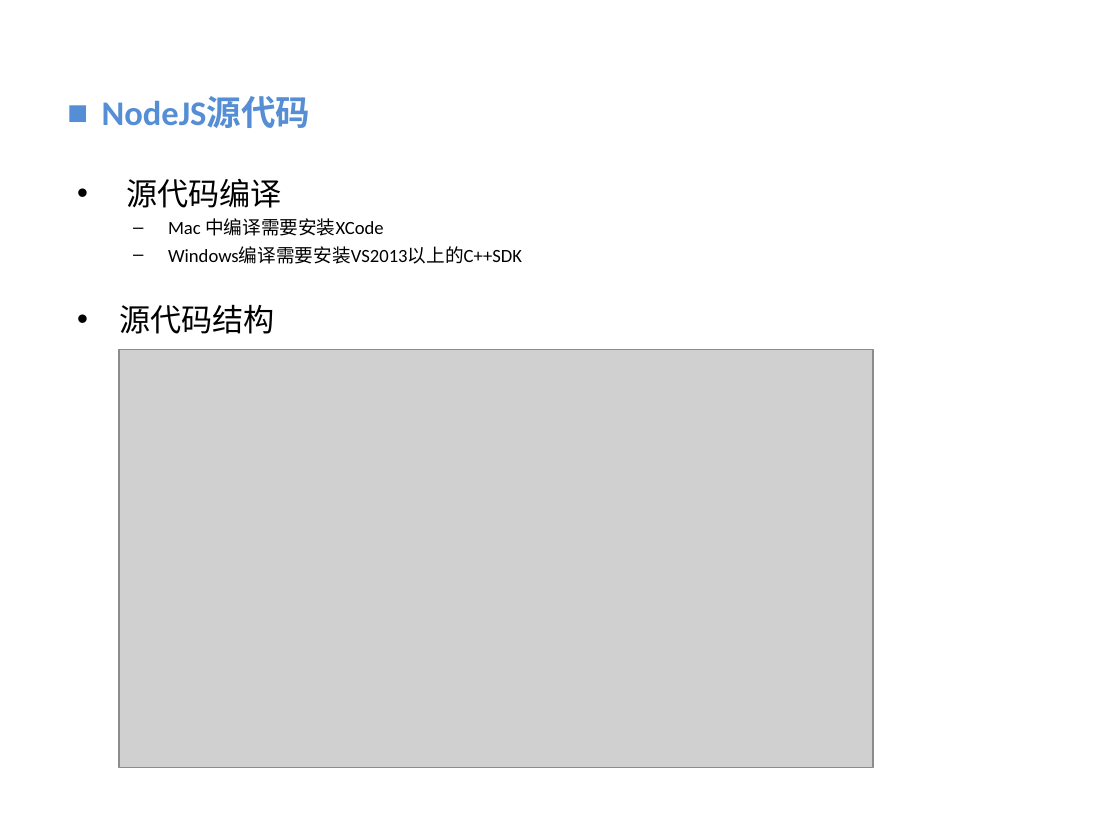
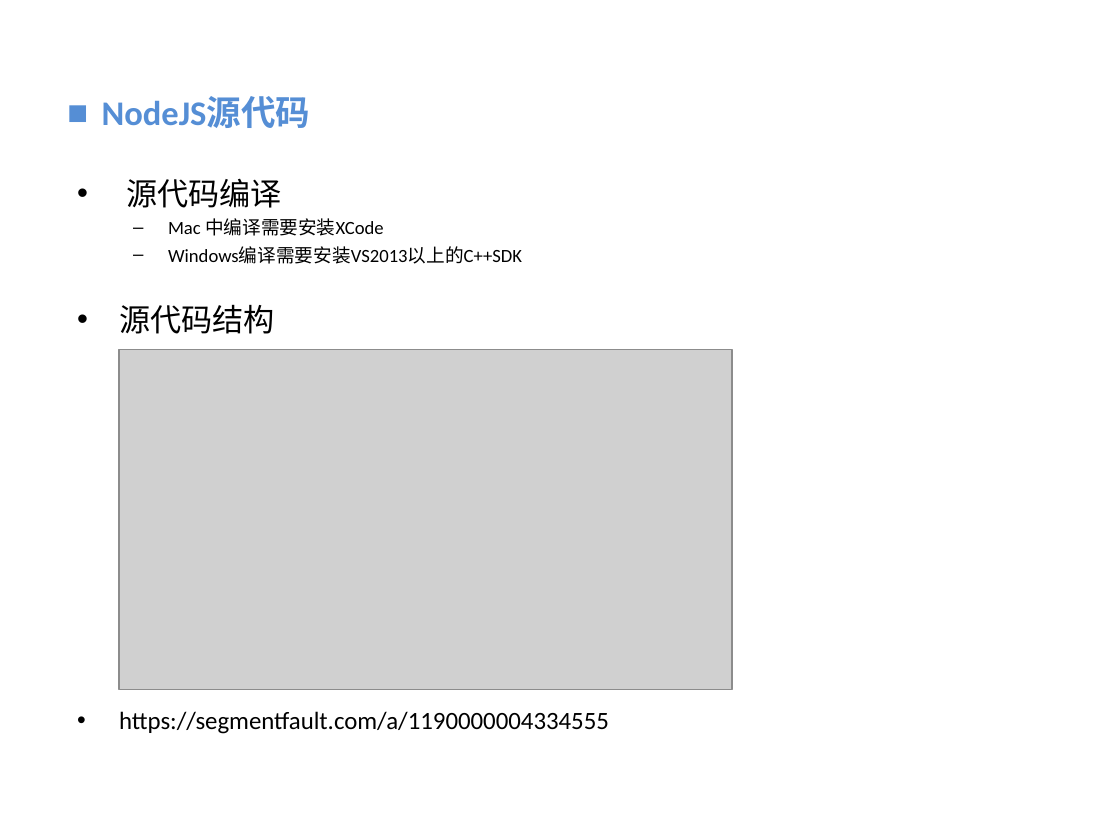
Before and after one commit to vaik/Documents, a slide deck: slide 16 of 我的分享/NodeJS基础概念理解.ppt (slide 15 before the commit). Drawn at 1120x840 pixels with LibreOffice and Linux fonts; fonts in the diff are those of the drawing; grey boxes stand for pictures; background and template pictures are left out. Boxes give left, top, right and bottom in pixels: in the first picture for what was removed or moved away, otherwise in the second. Text is boxed around its words. In the diff, an @@ line names an element or a change of style, - is before the commit and + after.

```diff
--- a/我的分享/NodeJS基础概念理解.ppt
+++ b/我的分享/NodeJS基础概念理解.ppt
@@ picture: place and size @@
-picture at box(119, 349, 872, 768)
+picture at box(119, 349, 731, 690)
@@ text at box(119, 711, 609, 734): paragraph added @@
+• https://segmentfault.com/a/1190000004334555
```
Also in this commit, not shown: 3 other slides changed, 3 slides added.
